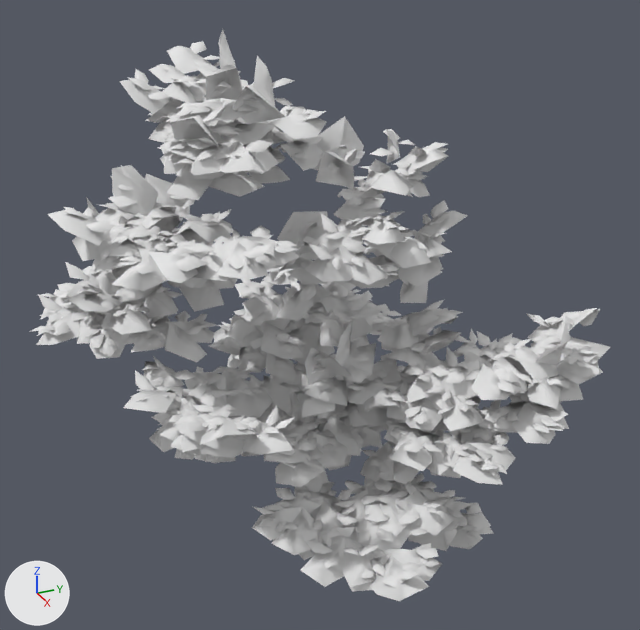
Two versions of the OBJ model assets/models/leaves.obj, one commit apart.
Camera for both pictures: a 50 mm camera at (28.6, -10.6, 24.2) aimed at (0.2, 2.1, 10.0). Every picture has the same lights, and +X, +Y and +Z are marked at lower left. Where no turn or scale is listed for an object, it has been applied to the vertices.

The first picture shows 'Acer_large_1_LOD0_Cluster_Mat_0'.
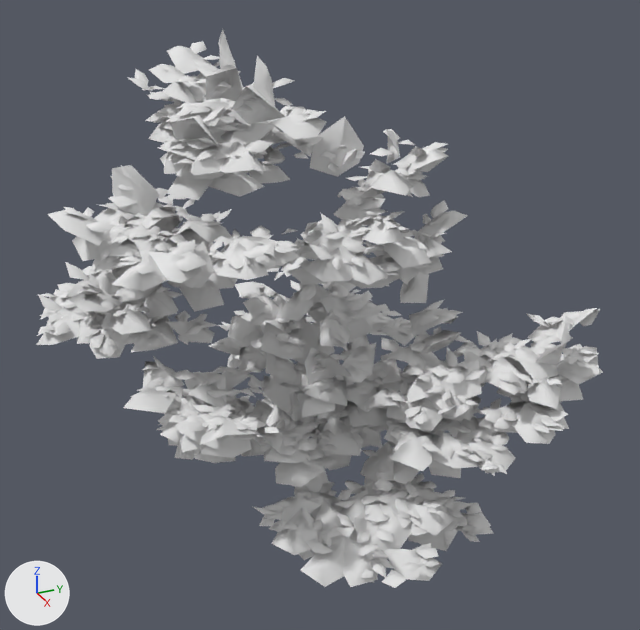
Diff of the bpy script that builds the scene:
```diff
--- a/assets/models/leaves.obj.py
+++ b/assets/models/leaves.obj.py
@@ me_acer_large_1_lod0_cluster_mat_0 @@
 # used by ob_acer_large_1_lod0_cluster_mat_0; location = (0.0, 0.0, 0.0)
-me_acer_large_1_lod0_cluster_mat_0.from_pydata(...)  # 15448 vertices, 15458 faces; spans x -9.6..9.0, y -8.3..11.5, z 0.2..20.8
+me_acer_large_1_lod0_cluster_mat_0.from_pydata(...)  # 14332 vertices, 14220 faces; spans x -9.6..8.7, y -8.1..11.5, z 0.2..20.8
+# me_acer_large_1_lod0_cluster_mat_0 part 1: 137 loose pieces with 1067 vertices, spanning x -9.0..9.0, y -8.3..11.0, z 0.9..18.7, are deleted
+# me_acer_large_1_lod0_cluster_mat_0 part 2
+# 11 vertices are removed from x 3.3..4.7, y 2.3..3.8, z 13.5..14.7
+# 19 faces are deleted
+# 4 new faces join them
+# me_acer_large_1_lod0_cluster_mat_0 part 3
+# 11 vertices are removed from x 3.0..4.9, y -3.9..-2.3, z 14.0..14.9
+# 18 faces are deleted
+# 4 new faces join them
+# me_acer_large_1_lod0_cluster_mat_0 part 4
+# 11 vertices are removed from x 3.2..4.6, y -5.0..-3.1, z 8.0..8.7
+# 17 faces are deleted
+# 2 new faces join them
 me_acer_large_1_lod0_cluster_mat_0.materials.append(mat_cluster_mat)
```

What differs and where, as boxes (x1, y1, x2, y2) in the pictures (640 x 630 px):
'Acer_large_1_LOD0_Cluster_Mat_0', reshaped
    before: (29, 29, 610, 601)
    after: (36, 29, 603, 588)
part 1 of me_acer_large_1_lod0_cluster_mat_0, deleted
    before: (29, 78, 610, 601)
part 2 of me_acer_large_1_lod0_cluster_mat_0, cut back
    before: (362, 222, 400, 267)
    after: (362, 222, 377, 239)
part 3 of me_acer_large_1_lod0_cluster_mat_0, cut back
    before: (193, 238, 250, 281)
    after: (214, 238, 250, 266)
part 4 of me_acer_large_1_lod0_cluster_mat_0, cut back
    before: (170, 434, 201, 455)
